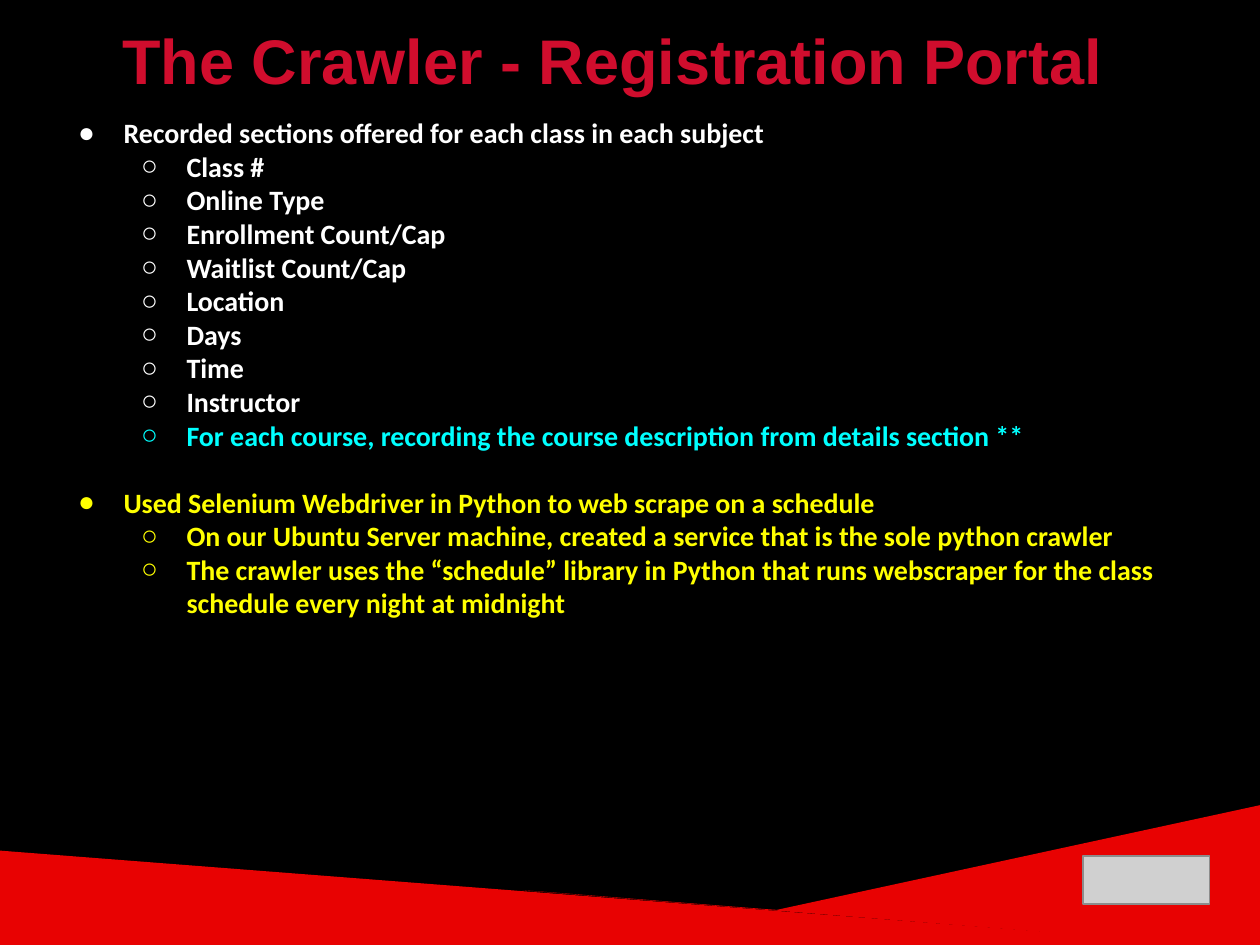
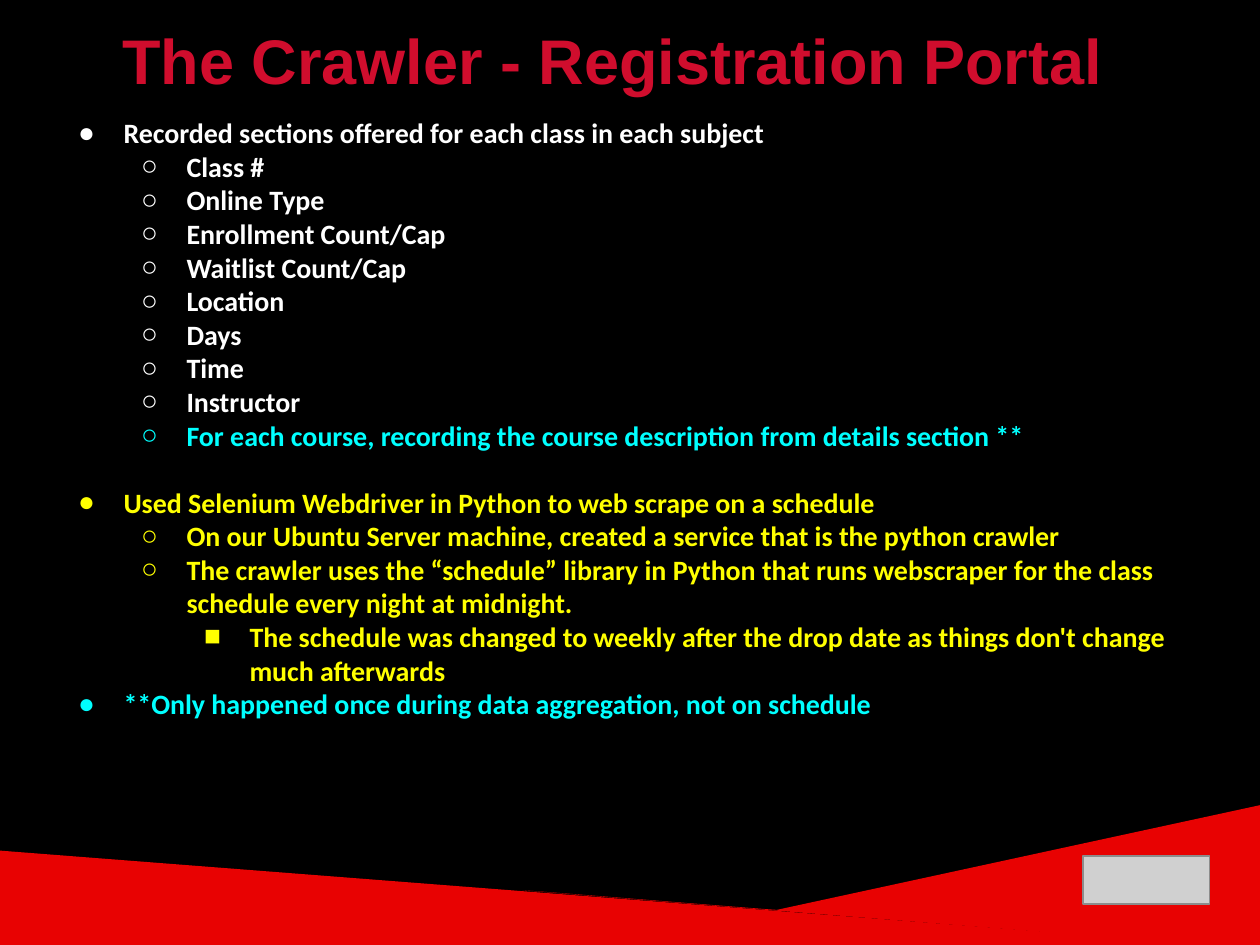
Before and after one commit to ckjarmon/CSUN-Dashboard, a slide deck: slide 8 of documentation/presentations/White Volley Girls - Final Project Presentation (Season 2).pptx. Drawn at 1260x945 pixels with LibreOffice and Linux fonts; fonts in the diff are those of the drawing; grey boxes stand for pictures. Boxes give left, top, right and bottom in pixels: in the first picture for what was removed or moved away, otherwise in the second. Text is boxed around its words. In the diff, an @@ line names an element or a change of style, - is before the commit and + after.

```diff
--- a/documentation/presentations/White Volley Girls - Final Project Presentation (Season 2).pptx
+++ b/documentation/presentations/White Volley Girls - Final Project Presentation (Season 2).pptx
@@ text at box(124, 526, 1164, 719): text changed @@
-  ○ On our Ubuntu Server machine, created a service that is the sole python crawler
-  ○ The crawler uses the “schedule” library in Python that runs webscraper for the class schedule every night at midnight
+  ○ On our Ubuntu Server machine, created a service that is the python crawler
+  ○ The crawler uses the “schedule” library in Python that runs webscraper for the class schedule every night at midnight.
+    ■ The schedule was changed to weekly after the drop date as things don't change much afterwards
+● **Only happened once during data aggregation, not on schedule
```
Also in this commit, not shown: 5 other slides changed, 3 slides added, 1 slide removed, 3 other files.
